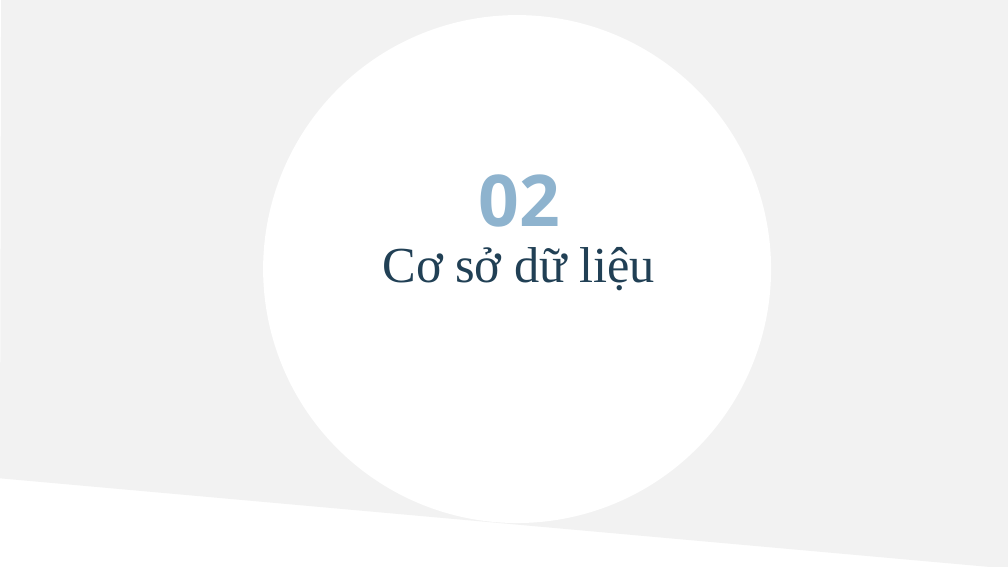
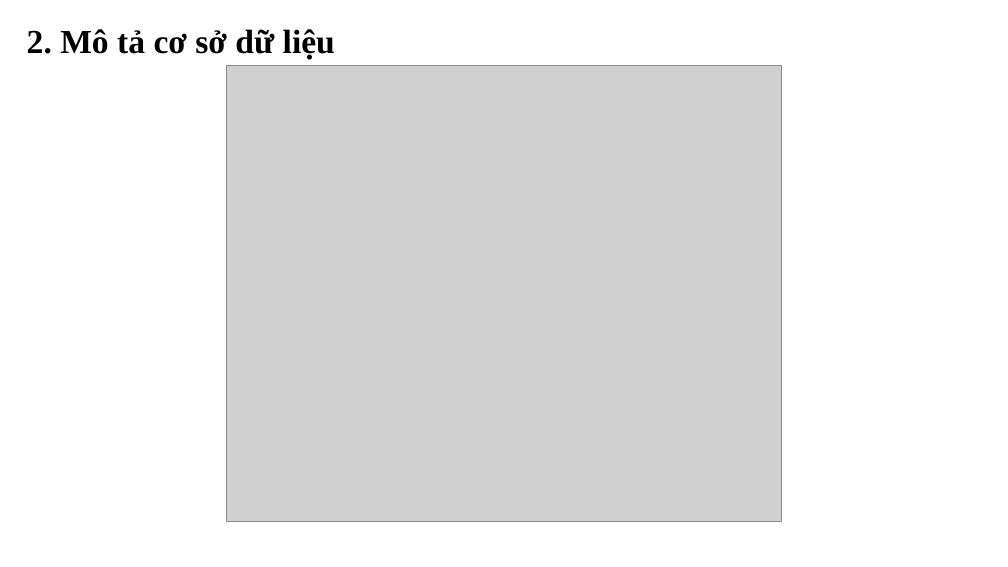
Before and after one commit to googlemap2/doan_python, a slide deck: slide 4 of baocao/slide_bao_cao.pptx (slide 5 before the commit). Drawn at 1008x567 pixels with LibreOffice and Linux fonts; fonts in the diff are those of the drawing; grey boxes stand for pictures. Boxes give left, top, right and bottom in pixels: in the first picture for what was removed or moved away, otherwise in the second. Text is boxed around its words. In the diff, an @@ line names an element or a change of style, - is before the commit and + after.

```diff
--- a/baocao/slide_bao_cao.pptx
+++ b/baocao/slide_bao_cao.pptx
@@ freeform shape removed at [0, 0, 1008, 567] @@
@@ text at [27, 29, 335, 59]: text changed; size 36 to 24 pt; text colour #214055 to #000000; bold on @@
-Cơ sở dữ liệu
+2. Mô tả cơ sở dữ liệu
@@ ellipse removed at [265, 17, 769, 521] @@
@@ picture added at [227, 66, 781, 522] @@
@@ text removed at [479, 174, 561, 227] @@
-02
```
Also in this commit, not shown: 2 other slides changed, 4 slides added, 5 slides removed, 3 other files.
